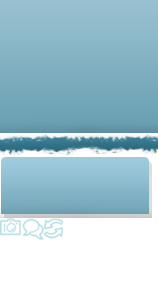
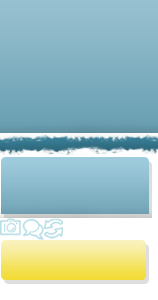
Before/after of a 158px x 300px layered artwork. What changed in the layer stack:
added layer "button-yellow" above "icon-upgrade" over (x1=1, y1=240, x2=149, y2=284)
